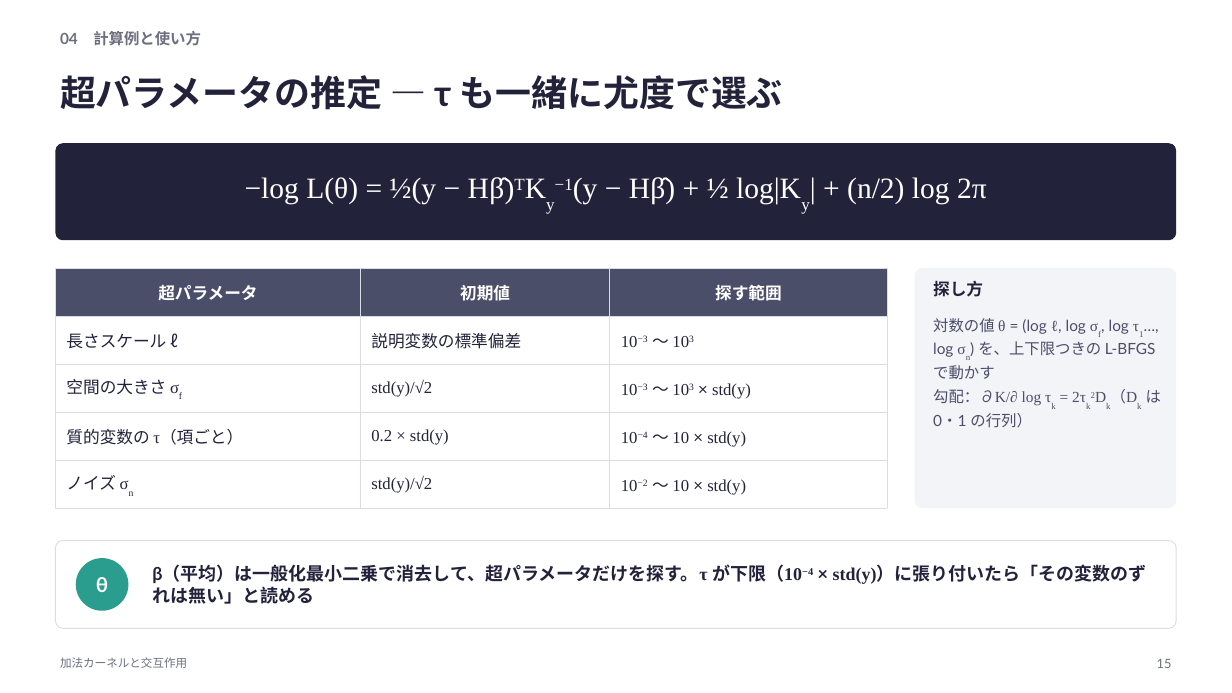
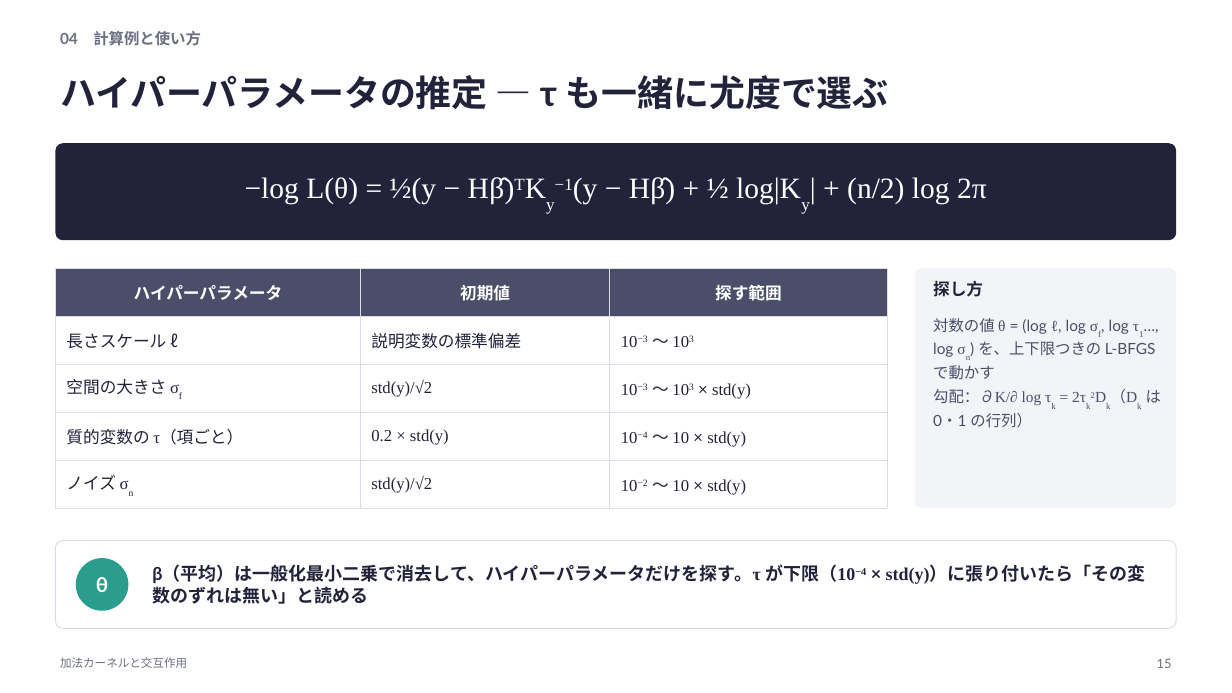
Before and after one commit to rsakamoto-0824/alignment-estimation-benchmark, a slide deck: slide 15 of matlab_app/docs/kernel_guide/加法カーネルと交互作用の解説.pptx. Drawn at 1232x693 pixels with LibreOffice and Linux fonts; fonts in the diff are those of the drawing. Boxes give left, top, right and bottom in pixels: in the first picture for what was removed or moved away, otherwise in the second. Text is boxed around its words. In the diff, an @@ line names an element or a change of style, - is before the commit and + after.

```diff
--- a/matlab_app/docs/kernel_guide/加法カーネルと交互作用の解説.pptx
+++ b/matlab_app/docs/kernel_guide/加法カーネルと交互作用の解説.pptx
@@ text at box(60, 75, 889, 110): text changed @@
-超パラメータの推定 ― τ も一緒に尤度で選ぶ
+ハイパーパラメータの推定 ― τ も一緒に尤度で選ぶ
@@ table at box(55, 268, 887, 508) @@
-row 1, column 1: 超パラメータ
+row 1, column 1: ハイパーパラメータ
@@ text at box(152, 564, 1146, 604): text changed @@
-β（平均）は一般化最小二乗で消去して、超パラメータだけを探す。τ が下限（10−4 × std(y)）に張り付いたら「その変数のずれは無い」と読める
+β（平均）は一般化最小二乗で消去して、ハイパーパラメータだけを探す。τ が下限（10−4 × std(y)）に張り付いたら「その変数のずれは無い」と読める
```
Also in this commit, not shown: 6 other slides changed, 31 other files.
